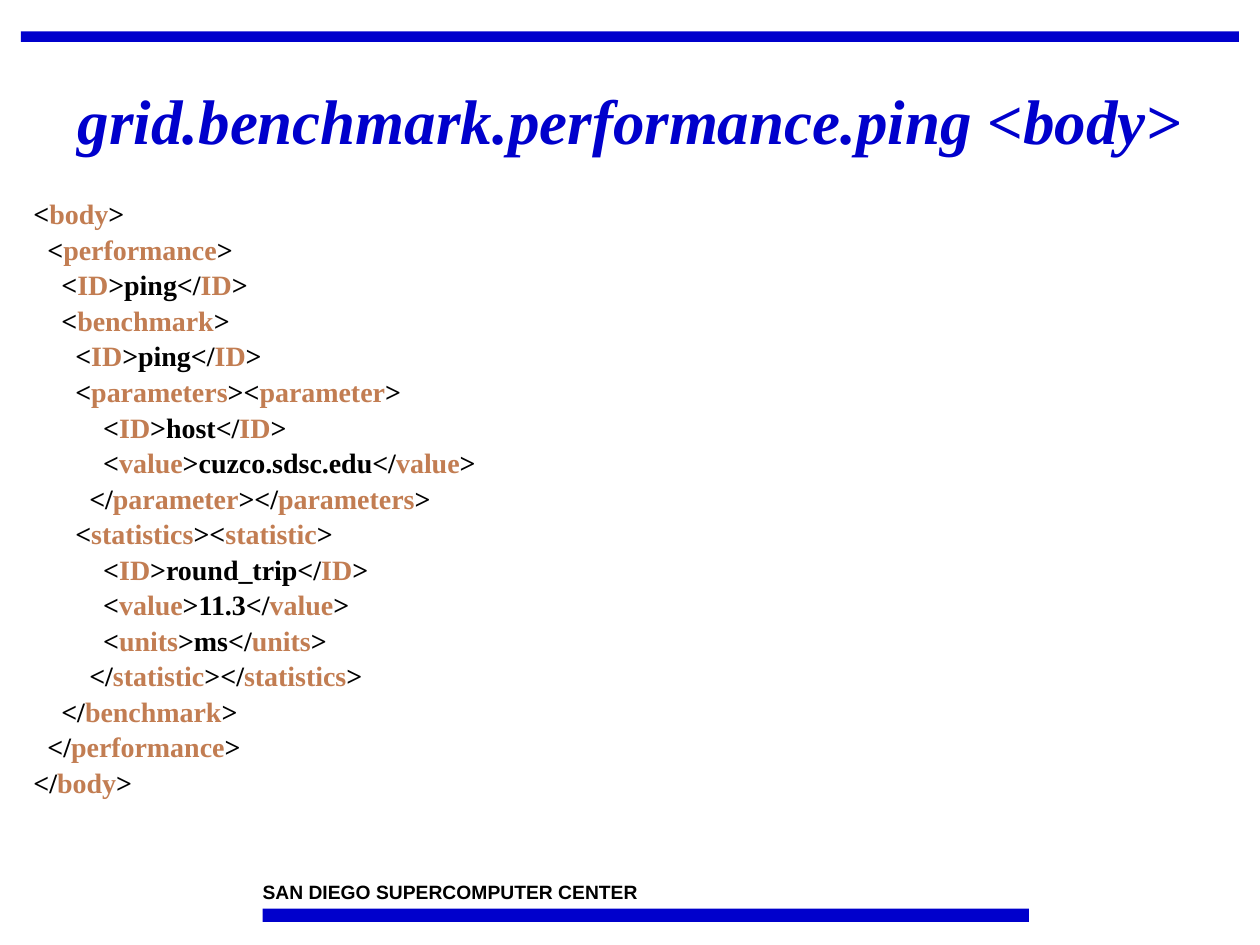
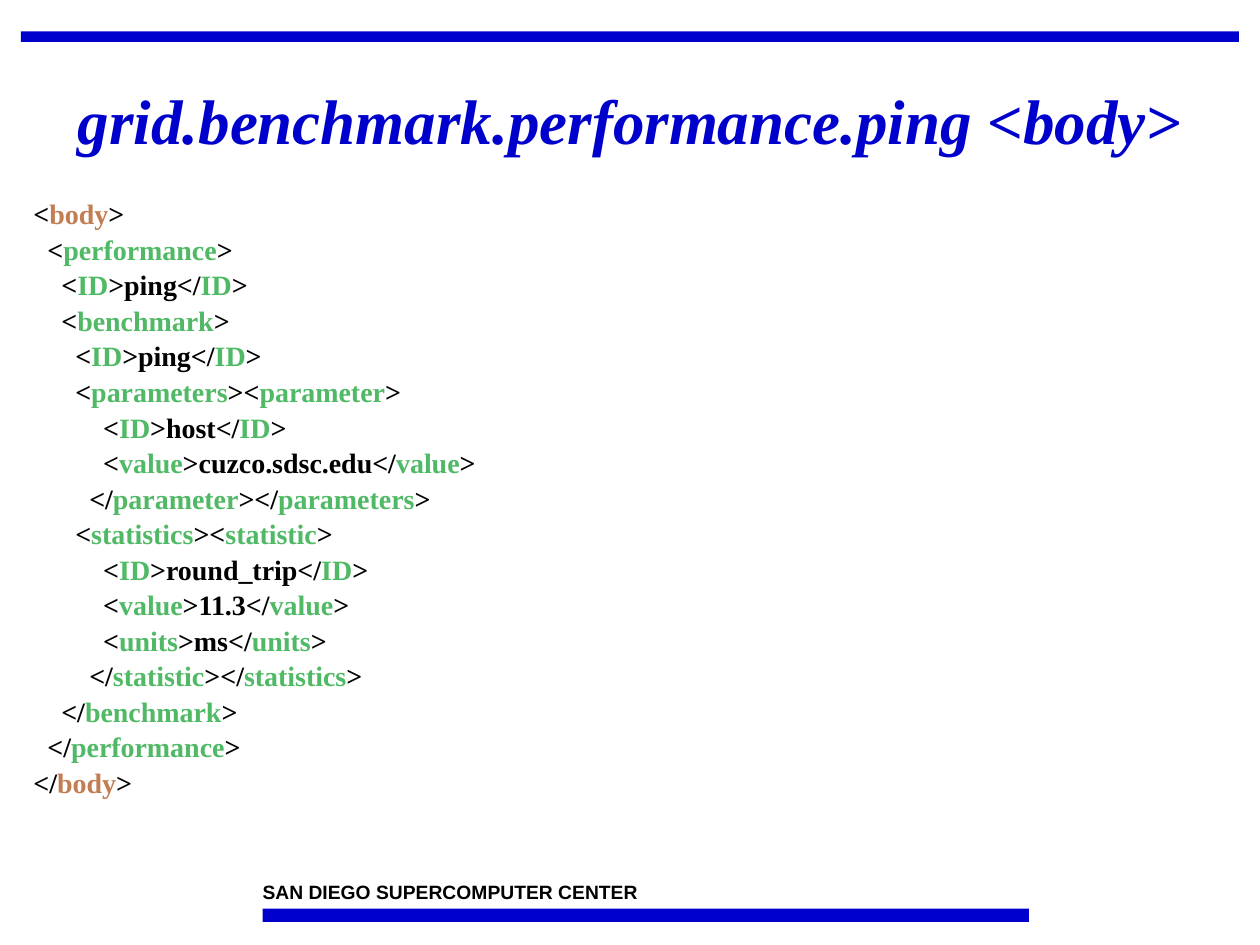
Before and after one commit to IncaProject/inca-xsede, a slide deck: slide 24 of talks/feb-06-workshop/incaReporters.ppt. Drawn at 1260x945 pixels with LibreOffice and Linux fonts; fonts in the diff are those of the drawing; background and template pictures are left out. Boxes give left, top, right and bottom in pixels: in the first picture for what was removed or moved away, otherwise in the second. Text is boxed around its words. In the diff, an @@ line names an element or a change of style, - is before the commit and + after.

```diff
--- a/talks/feb-06-workshop/incaReporters.ppt
+++ b/talks/feb-06-workshop/incaReporters.ppt
@@ text at bbox=[47, 240, 475, 763]: text colour #C27D52 to #50B965 in "<performance>", "<ID>ping</ID>", "<benchmark>", "<ID>ping</ID>" and 11 more places @@
```
Also in this commit, not shown: 8 other slides changed, 1 other file.
